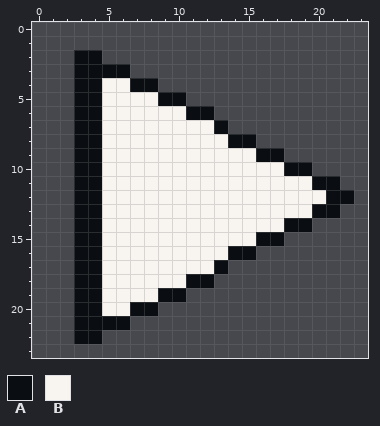
Pixel-art file, stored at ArtSource/MenuUI/native/Resume.aseprite. Above is the file before it was changed.
24x24 pixels, 1 frame. Colours within 5 levels of each other are drawn and written as one.
Palette (. is transparent): A #0a0d11  B #f8f4ef
Pixels before, first column x 3:
 2 AA..................
 3 AAAA................
 4 AABBAA..............
 5 AABBBBAA............
 6 AABBBBBBAA..........
 7 AABBBBBBBBA.........
 8 AABBBBBBBBBAA.......
 9 AABBBBBBBBBBBAA.....
10 AABBBBBBBBBBBBBAA...
11 AABBBBBBBBBBBBBBBAA.
12 AABBBBBBBBBBBBBBBBAA
13 AABBBBBBBBBBBBBBBAA.
14 AABBBBBBBBBBBBBAA...
15 AABBBBBBBBBBBAA.....
16 AABBBBBBBBBAA.......
17 AABBBBBBBBA.........
18 AABBBBBBAA..........
19 AABBBBAA............
20 AABBAA..............
21 AAAA................
22 AA..................
New version:
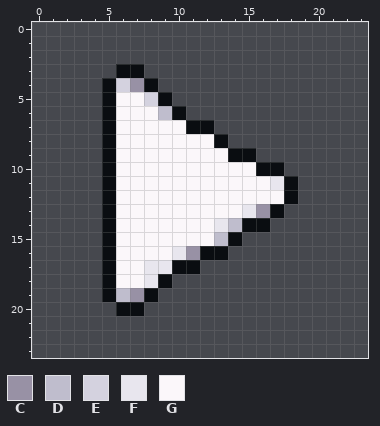
Colours new in this view: C #9891a5  D #bfbdcd  E #d4d2df  F #e8e6ee  G #fbf7fa
Edits made:
Changed rows in their new state; - is an unchanged pixel.
first column x 3:
 2 ..------------------
 3 ...-A---------------
 4 ..AEC---------------
 5 ..AGGE-.------------
 6 ..AGGGDA..----------
 7 ..AGGGGGAA.---------
 8 ..AGGGGGGGA..-------
 9 ..AGGGGGGGGAA..-----
10 ..AGGGGGGGGGGAA..---
11 ..AGGGGGGGGGGGFA...-
12 ..AGGGGGGGGGGGGA....
13 ..AGGGGGGGGGFCA....-
14 ..AGGGGGGGFDAA...---
15 ..AGGGGGGGDA...-----
16 ..AGGGGFCAA..-------
17 ..AGGFFAA..---------
18 ..AGGFA...----------
19 ..ADCA..------------
20 ...A-.--------------
21 ....----------------
22 ..------------------
Pixel boxes of the changes (left, top, right, bottom) in both pictures:
changed: (74, 50, 354, 344)
